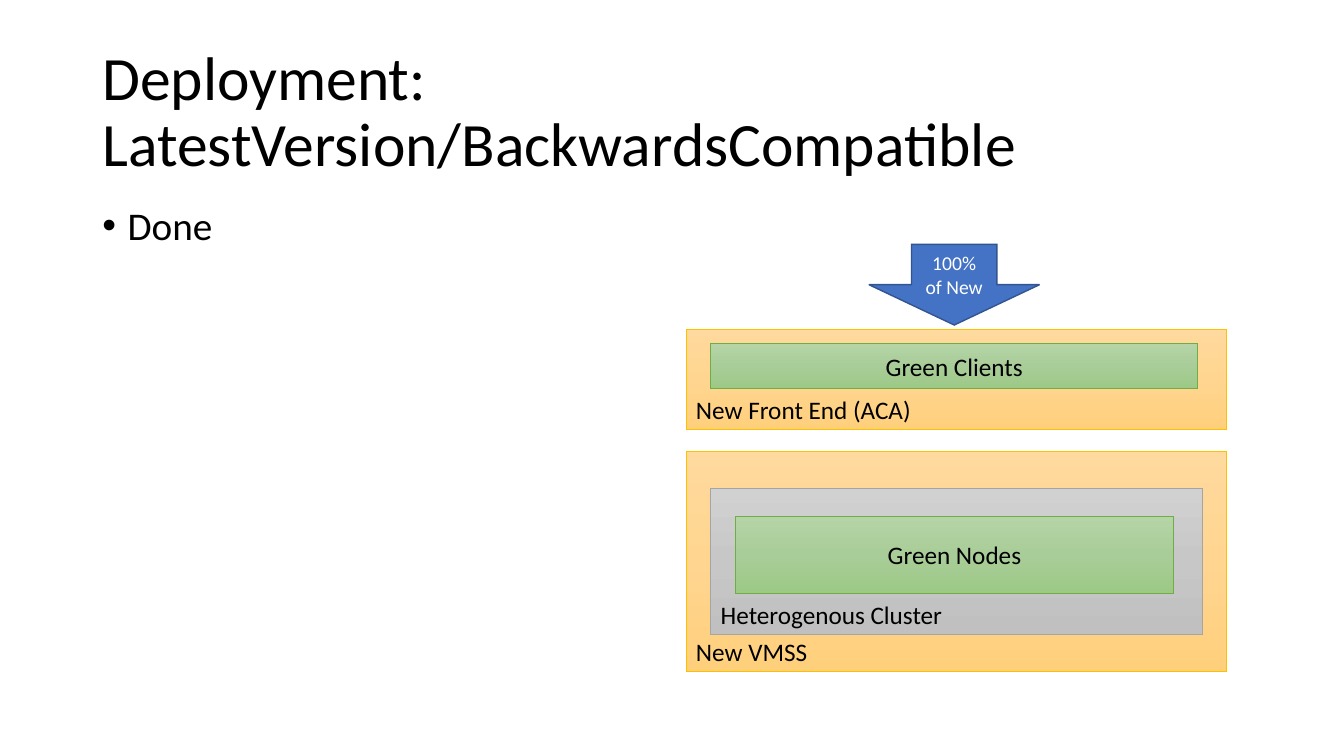
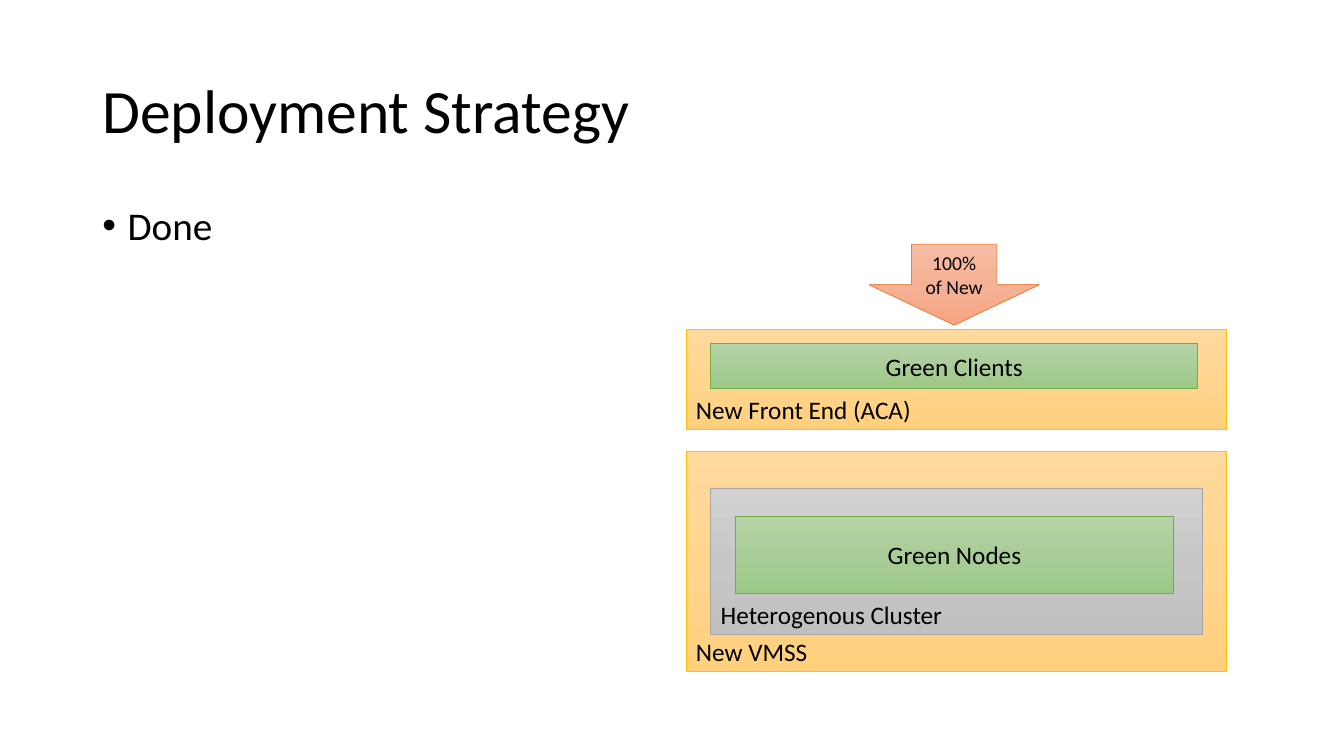
Before and after one commit to MarkNickeson/OrleansVersionAndDeploy, a slide deck: slide 11 of Orleans Versioning and Deployment.pptx (slide 10 before the commit). Drawn at 1344x756 pixels with LibreOffice and Linux fonts; fonts in the diff are those of the drawing. Boxes give left, top, right and bottom in pixels: in the first picture for what was removed or moved away, otherwise in the second. Text is boxed around its words. In the diff, an @@ line names an element or a change of style, - is before the commit and + after.

```diff
--- a/Orleans Versioning and Deployment.pptx
+++ b/Orleans Versioning and Deployment.pptx
@@ title at (102,90,629,144): text changed @@
-Deployment:
-LatestVersion/BackwardsCompatible
+Deployment Strategy
@@ down arrow "100%" at (869,244,1040,325): text colour #FFFFFF to #000000; fill #4472C4 to gradient #F7BDA5 to #F5B196 to #F8A582; outline #325491 1 pt to #ED7D31 0.5 pt @@
```
Also in this commit, not shown: 8 other slides changed, 1 slide added, 17 other files.
